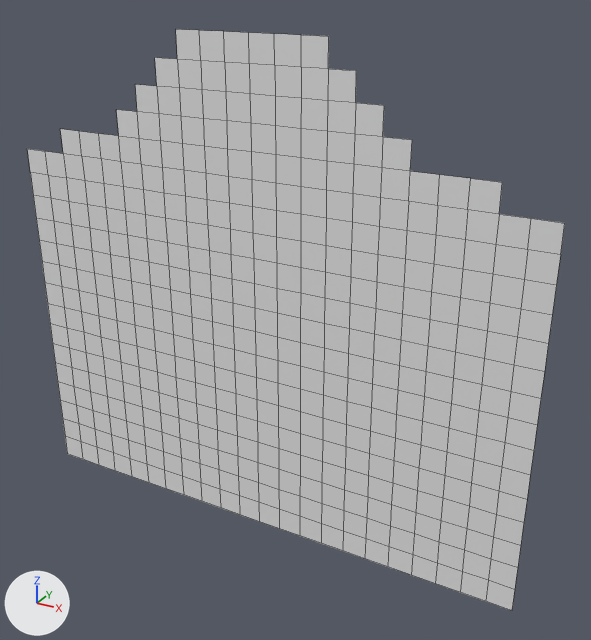
Before and after pictures for a commit that changed the OBJ model MardukGame/Assets/Tiled2Unity/Meshes/levelChunk8.obj.
Before and after are seen from a 50 mm camera at (-810.0, -1577.0, -883.0) aimed at (-1699.0, 38.0, -1690.0). The lights are fixed; the arrows at lower left show +X, +Y and +Z. Mesh edges are drawn as thin lines. Where no turn or scale is listed for an object, it has been applied to the vertices.

The first picture shows 'levelChunk8'.
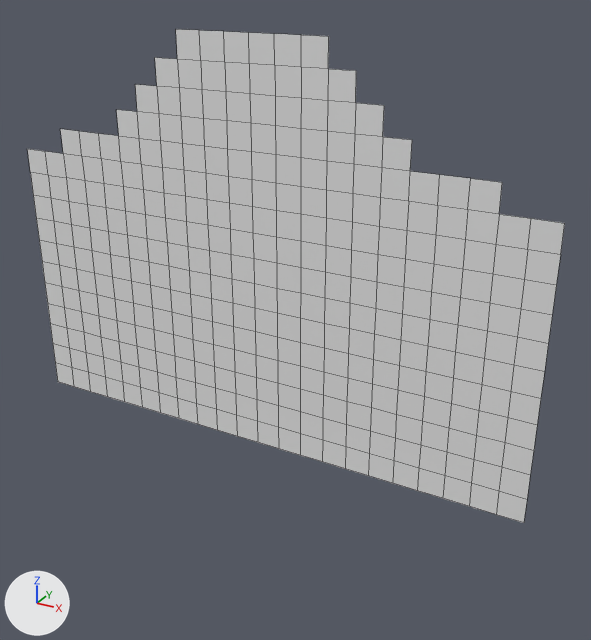
Pixel boxes [x1, y1, x2, y2] of what changed, in the pictures (591 x 640 px):
'levelChunk8', reshaped (15% shorter)
    before: [27, 29, 565, 610]
    after: [27, 29, 565, 523]
part 1 of me_levelchunk8, deleted
    before: [58, 382, 524, 610]

What the commit changed:
me_levelchunk8 is used by ob_levelchunk8; location (0.0, 0.0, 0.0).
me_levelchunk8 had 427 vertices, 384 faces and spanned x -2496.0..-1088.0, y 0.0, z -2304.0..-1024.0.
me_levelchunk8 now has 335 vertices, 296 faces and spans x -2496.0..-1088.0, y 0.0, z -2048.0..-1024.0.
Part 1, on me_levelchunk8:
92 vertices are removed from x -2496.0..-1088.0, y 0.0, z -2304.0..-2112.0.
88 faces are deleted.
